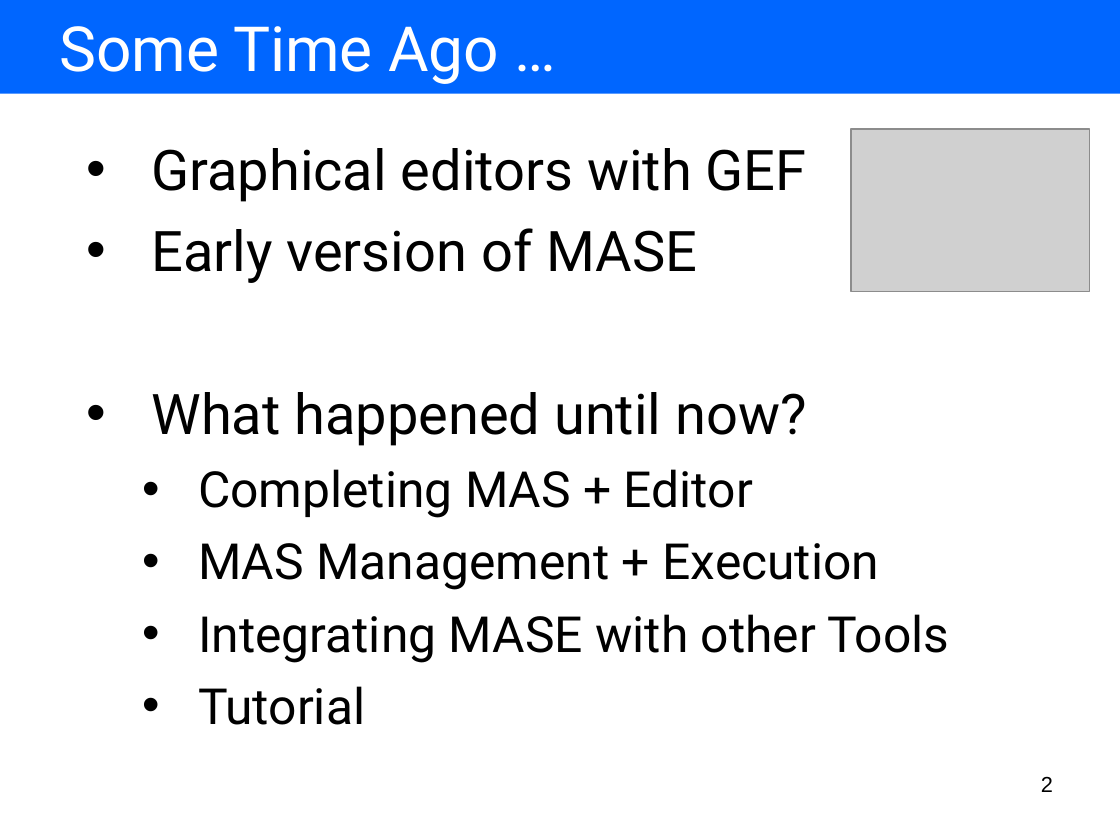
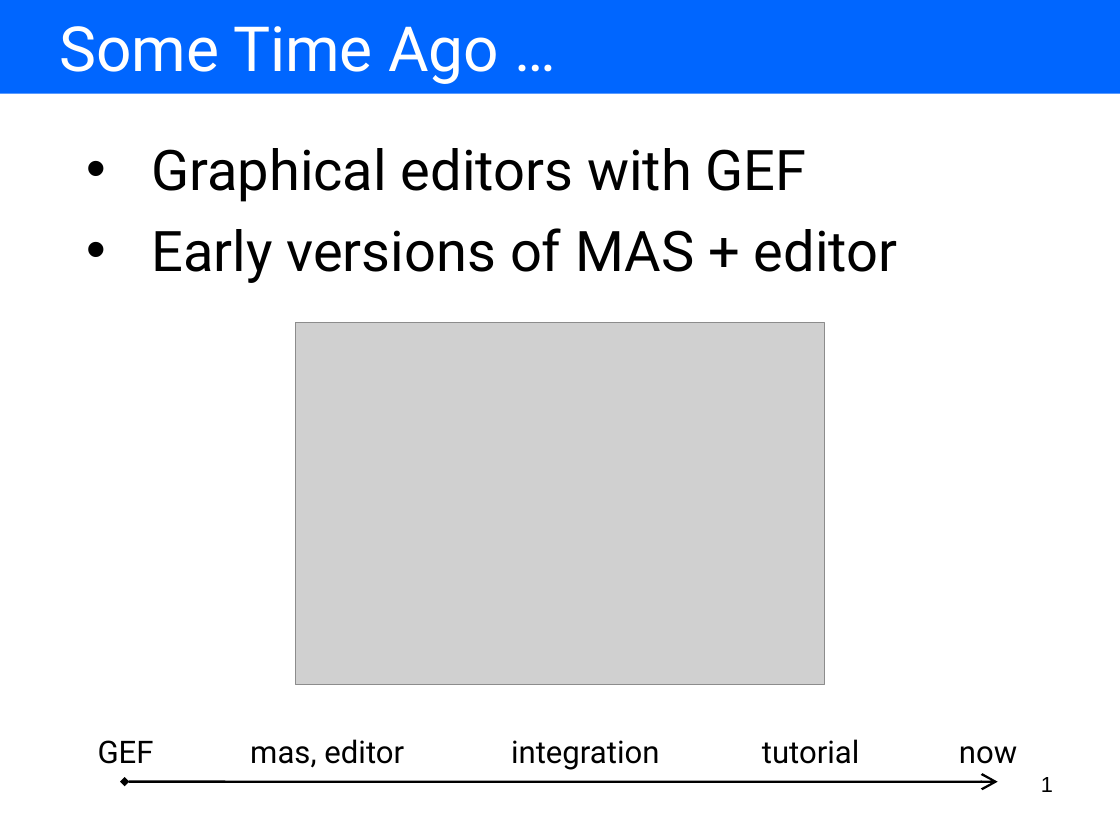
Before and after one commit to BackupTheBerlios/amof2-svn, a slide deck: slide 1 of trunk/hub.sam.stateautomaton/resources/presentation/using our tools for model driven language development.ppt (slide 2 before the commit). Drawn at 1120x840 pixels with LibreOffice and Linux fonts; fonts in the diff are those of the drawing; grey boxes stand for pictures. Boxes give left, top, right and bottom in pixels: in the first picture for what was removed or moved away, otherwise in the second. Text is boxed around its words. In the diff, an @@ line names an element or a change of style, - is before the commit and + after.

Commit message:
updated tutorial.

```diff
--- a/trunk/hub.sam.stateautomaton/resources/presentation/using our tools for model driven language development.ppt
+++ b/trunk/hub.sam.stateautomaton/resources/presentation/using our tools for model driven language development.ppt
@@ text at [151, 228, 897, 283]: text changed; size 32 to 36 pt @@
-• Early version of MASE
-• What happened until now?
-  • Completing MAS + Editor
-  • MAS Management + Execution
-  • Integrating MASE with other Tools
-  • Tutorial
+• Early versions of MAS + editor
@@ picture: place and size @@
-picture at [851, 129, 1090, 291]
+picture at [296, 323, 824, 684]
@@ text added at [98, 740, 154, 764], 20 pt, text #000000 @@
+GEF
@@ text added at [250, 739, 404, 768], 20 pt, text #000000 @@
+mas, editor
@@ text added at [511, 740, 660, 770], 20 pt, text #000000 @@
+integration
@@ text added at [762, 739, 860, 764], 20 pt, text #000000 @@
+tutorial
@@ text added at [959, 746, 1017, 764], 20 pt, text #000000 @@
+now
@@ rectangle added at [1027, 764, 1080, 799], fill #FFFFFF @@
@@ page number at [1041, 777, 1053, 792]: text changed @@
-2
+1
@@ double arrow added from (124, 782) to (998, 782), #000000 1.5 pt @@
```
Also in this commit, not shown: 2 other slides changed, 3 slides added, 1 slide removed, 29 other files.
